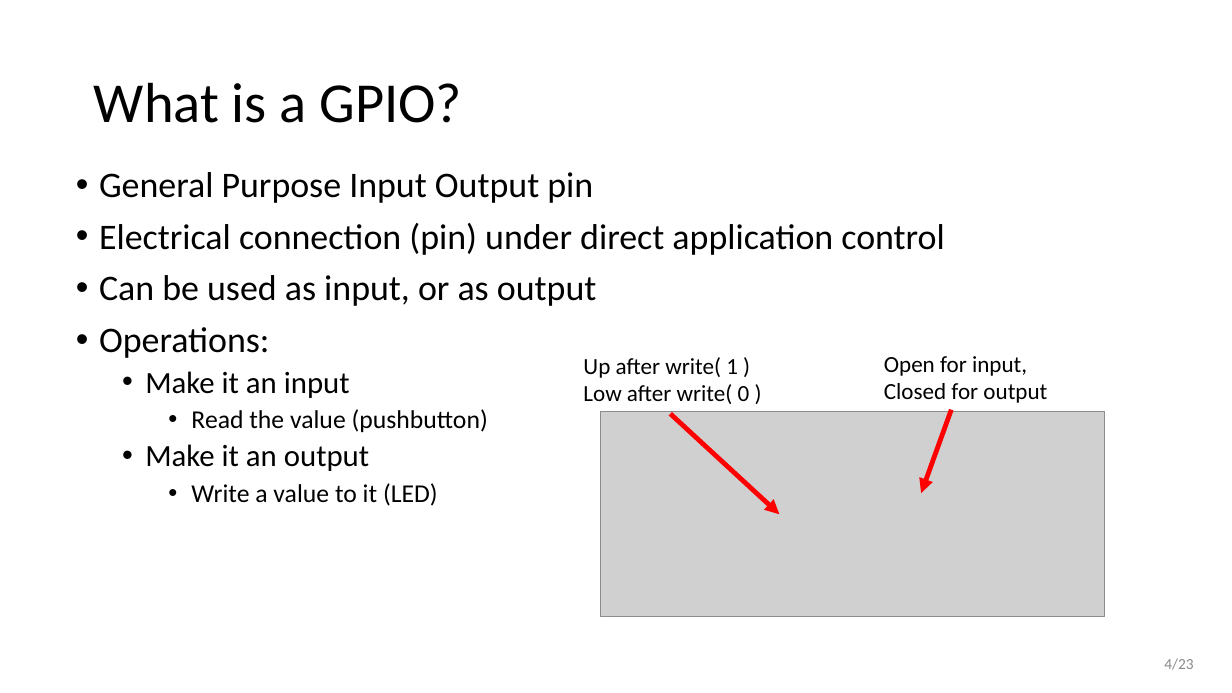
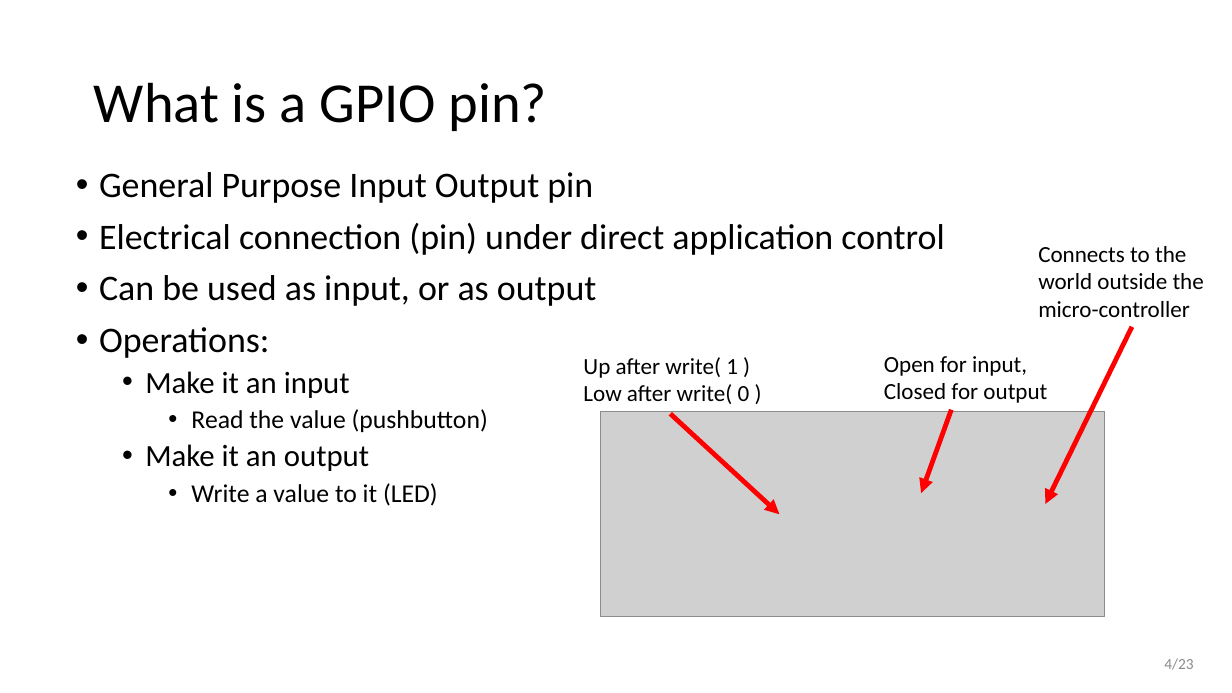
Before and after one commit to wovo/talk-gpio-abstractions, a slide deck: slide 4 of powerpoint/gpio-abstractions.pptx. Drawn at 1232x693 pixels with LibreOffice and Linux fonts; fonts in the diff are those of the drawing; grey boxes stand for pictures. Boxes give left, top, right and bottom in pixels: in the first picture for what was removed or moved away, otherwise in the second. Text is boxed around its words. In the diff, an @@ line names an element or a change of style, - is before the commit and + after.

```diff
--- a/powerpoint/gpio-abstractions.pptx
+++ b/powerpoint/gpio-abstractions.pptx
@@ title at <box>94,82,546,131</box>: text changed @@
-What is a GPIO?
+What is a GPIO pin?
@@ text added at <box>1038,246,1204,317</box>, 18 pt, text #000000 @@
+Connects to the world outside the micro-controller
@@ arrow added from (1132, 327) to (1045, 504), #FF0000 3.75 pt @@
```
Also in this commit, not shown: 3 other slides changed, 1 other file.
